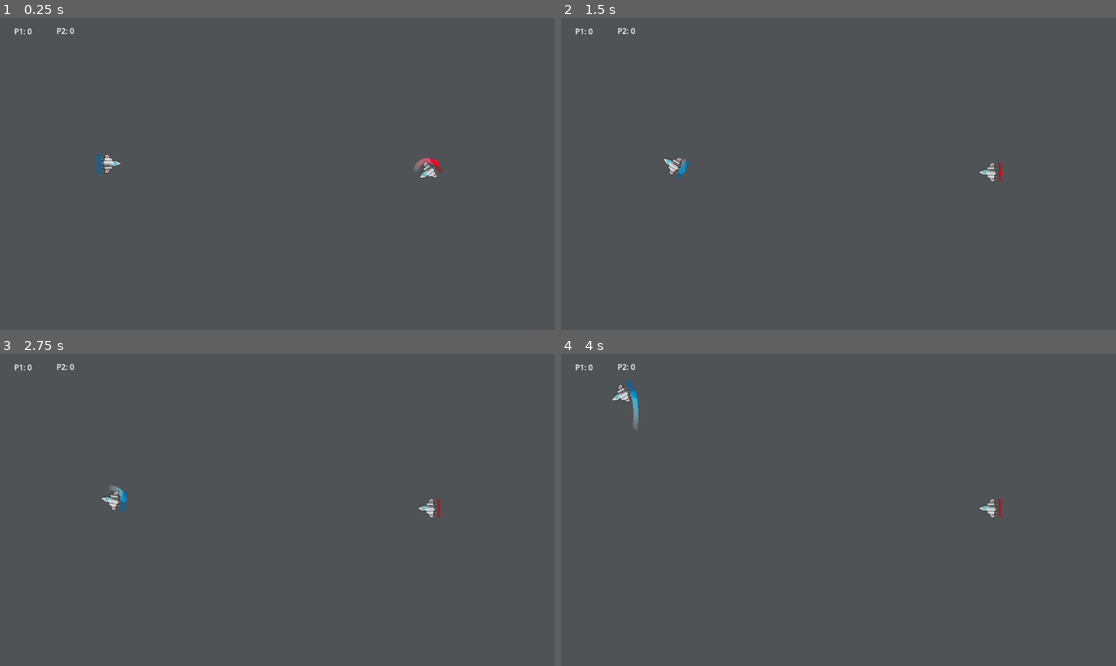
Above: before the commit, frames 1-4 (two rows, left to right).
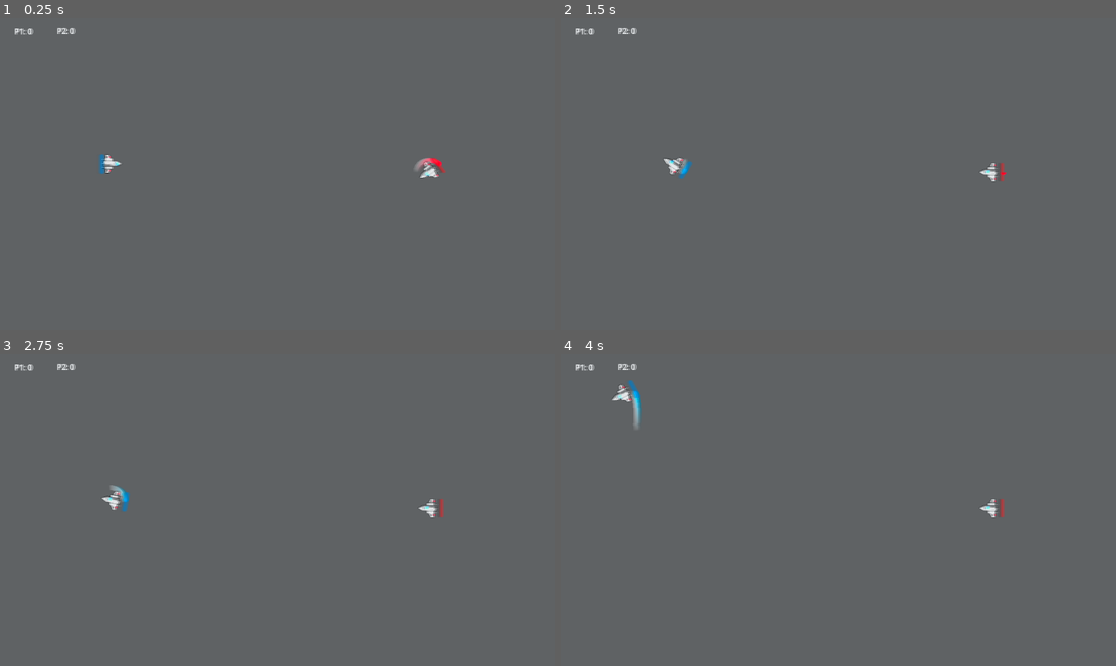
Above: after the commit, the same moments.

Repository: GreatSandwiches/Orbital-Obliteration
Game: Godot game, scene res://Scenes/level.tscn
Two runs of this game, one before a commit and one after it. Both use one fixed random seed, a clock stepped at 60 frames per second and the inputs below.
Inputs:
- Up to frame 1 (0.25 s): no input
- Up to frame 2 (1.5 s): hold Right (ui_right) 0.53-1.28 s; hold Left (ui_left) from 1.28 s (still down)
- Up to frame 3 (2.75 s): release Left (ui_left) at 2.03 s; hold Right (ui_right) from 2.03 s (still down)
- Up to frame 4 (4 s): release Right (ui_right) at 2.78 s; hold Up (ui_up) 2.78-3.53 s; hold Left (ui_left) from 3.53 s (still down)

The runs differ from the first frame. In frame 1, 0.3% of the frame differs, in the area x 2-81%, y 3-52%; in frame 2, 0.3%; in frame 3, 0.3%; in frame 4, 0.4%, in the area x 2-80%, y 3-53%.

Commit message:
Adding VHS shader effect + some noise filters

Diff:
--- /dev/null
+++ b/Scenes/end_screen.gdshader
@@ -0,0 +1,106 @@
+
+
+shader_type canvas_item;
+
+// TODO: Add uniforms for tape crease discoloration and image jiggle
+
+uniform sampler2D screen_texture: hint_screen_texture, filter_linear_mipmap, repeat_disable;
+
+uniform vec2 vhs_resolution = vec2(320.0, 240.0);
+
+uniform int samples = 2;
+uniform float crease_noise: hint_range(0.0, 2.0, 0.1) = 1.0;
+uniform float crease_opacity: hint_range(0.0, 1.0, 0.1) = 0.5;
+uniform float filter_intensity: hint_range(0.0, 1.0, 0.1) = 0.1;
+
+group_uniforms tape_crease;
+uniform float tape_crease_smear: hint_range(0.0, 2.0, 0.1) = 0.2;
+uniform float tape_crease_intensity: hint_range(0.0, 1.0, 0.1) = 0.2;
+uniform float tape_crease_jitter: hint_range(0.0, 1.0, 0.01) = 0.10;
+uniform float tape_crease_speed: hint_range(-2.0, 2.0, 0.1) = 0.5;
+uniform float tape_crease_discoloration: hint_range(0.0, 2.0, 0.1) = 1.0;
+
+group_uniforms bottom_border;
+uniform float bottom_border_thickness: hint_range(0.0,32.0, 0.1) = 6.0;
+uniform float bottom_border_jitter: hint_range(0.0, 24.0, 0.5) = 6.0;
+
+group_uniforms noise;
+uniform float noise_intensity: hint_range(0.0, 1.0, 0.1) = 0.1;
+uniform sampler2D noise_texture: filter_linear_mipmap, repeat_enable;
+
+float v2random(vec2 uv) {
+	return texture(noise_texture, mod(uv, vec2(1.0))).x;
+}
+
+mat2 rotate2D(float t) {
+	return mat2(vec2(cos(t), sin(t)), vec2(-sin(t), cos(t)));
+}
+
+vec3 rgb2yiq(vec3 rgb) {
+	return mat3(vec3(0.299, 0.596, 0.211), vec3(0.587, -0.274, -0.523), vec3(0.114, -0.322, 0.312)) * rgb;
+}
+
+vec3 yiq2rgb(vec3 yiq) {
+	return mat3(vec3(1.0, 1.0, 1.0), vec3(0.956, -0.272, -1.106), vec3(0.621, -0.647, 1.703)) * yiq;
+}
+
+vec3 vhx_tex_2D(sampler2D tex, vec2 uv, float rot) {
+	vec3 yiq = vec3(0.0);
+	for (int i = 0; i < samples; i++) {
+		yiq += rgb2yiq(texture(tex, uv - vec2(float(i), 0.0) / vhs_resolution).xyz) *
+				vec2(float(i), float(samples - 1 - i)).yxx / float(samples - 1)
+				/ float(samples) * 2.0;
+	}
+	if (rot != 0.0) {
+		yiq.yz *= rotate2D(rot * tape_crease_discoloration);
+	}
+	return yiq2rgb(yiq);
+}
+
+void fragment() {
+	vec2 uvn = UV;
+	vec3 col = vec3(0.0, 0.0, 0.0);
+
+	// Tape wave.
+	uvn.x += (v2random(vec2(uvn.y / 10.0, TIME / 10.0) / 1.0) - 0.5) / vhs_resolution.x * 1.0;
+	uvn.x += (v2random(vec2(uvn.y, TIME * 10.0)) - 0.5) / vhs_resolution.x * 1.0;
+
+	// tape crease
+	float tc_phase = smoothstep(0.9, 0.96, sin(uvn.y * 8.0 - (TIME * tape_crease_speed + tape_crease_jitter * v2random(TIME * vec2(0.67, 0.59))) * PI * 1.2));
+	float tc_noise = smoothstep(0.3, 1.0, v2random(vec2(uvn.y * 4.77, TIME)));
+	float tc = tc_phase * tc_noise;
+	uvn.x = uvn.x - tc / vhs_resolution.x * 8.0 * tape_crease_smear;
+
+	// switching noise
+	float sn_phase = smoothstep(1.0 - bottom_border_thickness / vhs_resolution.y, 1.0, uvn.y);
+	uvn.x += sn_phase * (v2random(vec2(UV.y * 100.0, TIME * 10.0)) - 0.5) / vhs_resolution.x * bottom_border_jitter;
+
+	// fetch
+	col = vhx_tex_2D(screen_texture, uvn, tc_phase * 0.2 + sn_phase * 2.0);
+
+	// crease noise
+	float cn = tc_noise * crease_noise * (0.7 * tc_phase * tape_crease_intensity + 0.3);
+	if (0.29 < cn) {
+		vec2 V = vec2(0.0, crease_opacity);
+		vec2 uvt = (uvn + V.yx * v2random(vec2(uvn.y, TIME))) * vec2(0.1, 1.0);
+		float n0 = v2random(uvt);
+		float n1 = v2random(uvt + V.yx / vhs_resolution.x);
+		if (n1 < n0) {
+			col = mix(col, 2.0 * V.yyy, pow(n0, 10.0));
+		}
+	}
+
+	// ac beat
+	col *= 1.0 + 0.1 * smoothstep(0.4, 0.6, v2random(vec2(0.0, 0.1 * (UV.y + TIME * 0.2)) / 10.0));
+
+	// color noise
+	col *= 1.0 - noise_intensity * 0.5 + noise_intensity * texture(noise_texture, mod(uvn * vec2(1.0, 1.0) + TIME * vec2(5.97, 4.45), vec2(1.0))).xyz;
+	col = clamp(col, 0.0, 1.0);
+
+	// yiq
+	col = rgb2yiq(col);
+	col = vec3(0.9, 1.1, 1.5) * col + vec3(0.1, -0.1, 0.0) * filter_intensity;
+	col = yiq2rgb(col);
+
+	COLOR = vec4(col, 1.0);
+}
--- a/Scenes/end_screen.tscn
+++ b/Scenes/end_screen.tscn
@@ -1,6 +1,23 @@
-[gd_scene load_steps=2 format=3 uid="uid://c6nya08ap8q3i"]
+[gd_scene load_steps=4 format=3 uid="uid://c6nya08ap8q3i"]
 
 [ext_resource type="Script" path="res://Scripts/end_screen.gd" id="1_f45ix"]
+[ext_resource type="Shader" path="res://Scenes/end_screen.gdshader" id="2_jodhm"]
+
+[sub_resource type="ShaderMaterial" id="ShaderMaterial_xau2y"]
+shader = ExtResource("2_jodhm")
+shader_parameter/vhs_resolution = Vector2(320, 240)
+shader_parameter/samples = 2
+shader_parameter/crease_noise = 1.0
+shader_parameter/crease_opacity = 0.5
+shader_parameter/filter_intensity = 0.1
+shader_parameter/tape_crease_smear = 0.2
+shader_parameter/tape_crease_intensity = 0.2
+shader_parameter/tape_crease_jitter = 0.1
+shader_parameter/tape_crease_speed = 0.5
+shader_parameter/tape_crease_discoloration = 1.0
+shader_parameter/bottom_border_thickness = 6.0
+shader_parameter/bottom_border_jitter = 6.0
+shader_parameter/noise_intensity = 0.1
 
 [node name="Control" type="Control"]
 layout_mode = 3
@@ -10,6 +27,16 @@
 grow_horizontal = 2
 grow_vertical = 2
 script = ExtResource("1_f45ix")
+
+[node name="CanvasLayer" type="CanvasLayer" parent="."]
+
+[node name="ColorRect" type="ColorRect" parent="CanvasLayer"]
+visible = false
+material = SubResource("ShaderMaterial_xau2y")
+offset_left = -166.0
+offset_top = -40.0
+offset_right = 1710.0
+offset_bottom = 1016.0
 
 [node name="Label" type="Label" parent="."]
 layout_mode = 0
--- a/Scenes/level.tscn
+++ b/Scenes/level.tscn
@@ -10,7 +10,7 @@
 [sub_resource type="ShaderMaterial" id="ShaderMaterial_dhv0k"]
 shader = ExtResource("6_2dmde")
 shader_parameter/vhs_resolution = Vector2(320, 240)
-shader_parameter/samples = 2
+shader_parameter/samples = 3
 shader_parameter/crease_noise = 1.0
 shader_parameter/crease_opacity = 0.5
 shader_parameter/filter_intensity = 0.1
@@ -21,7 +21,7 @@
 shader_parameter/tape_crease_discoloration = 1.0
 shader_parameter/bottom_border_thickness = 6.0
 shader_parameter/bottom_border_jitter = 6.0
-shader_parameter/noise_intensity = 0.1
+shader_parameter/noise_intensity = 0.5
 
 [node name="Node2D2" type="Node2D"]
 script = ExtResource("1_ny81s")
--- a/Scenes/p2_trail.tscn
+++ b/Scenes/p2_trail.tscn
@@ -1,6 +1,6 @@
 [gd_scene load_steps=3 format=3 uid="uid://xwfny7na0w5h"]
 
-[ext_resource type="Script" path="res://P2_trail.gd" id="1_ibmxs"]
+[ext_resource type="Script" path="res://Scripts/P2_trail.gd" id="1_ibmxs"]
 
 [sub_resource type="Gradient" id="Gradient_2fw82"]
 colors = PackedColorArray(1, 1, 1, 0, 1, 0, 0, 1)
Binary file added: Assets/images.jpeg
Not shown, added: Assets/images.jpeg.import
Binary file added: Assets/randomly-colored-tile-pattern.jpg
Not shown, added: Assets/randomly-colored-tile-pattern.jpg.import
Binary file added: Assets/uniform-noise.jpg
Not shown, added: Assets/uniform-noise.jpg.import
Renamed: P2_trail.gd -> Scripts/P2_trail.gd
Not shown, changed: .DS_Store
